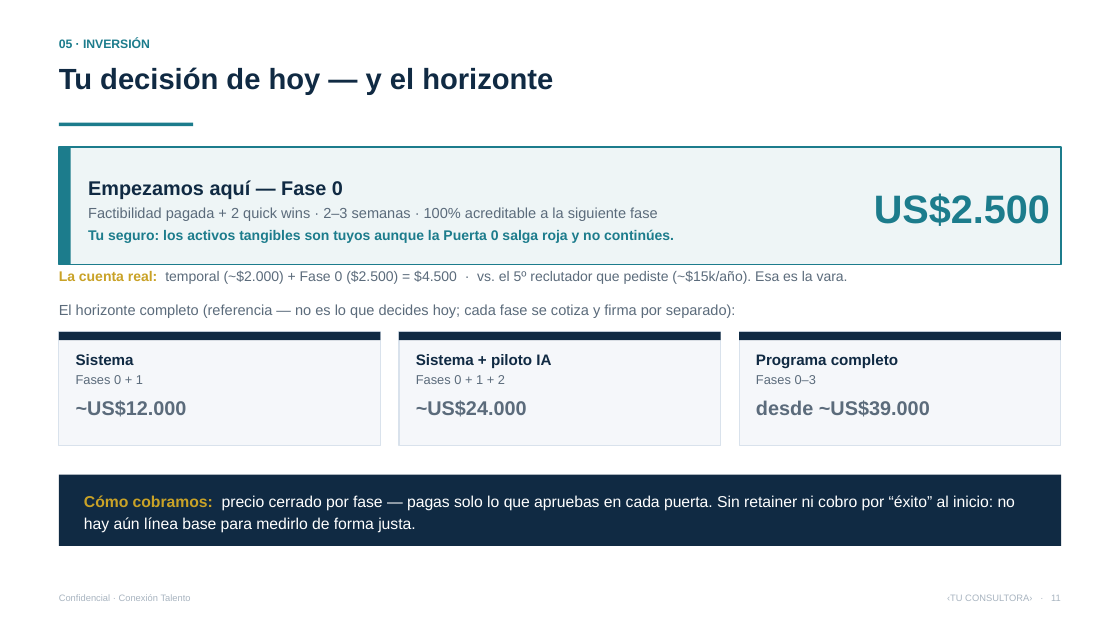
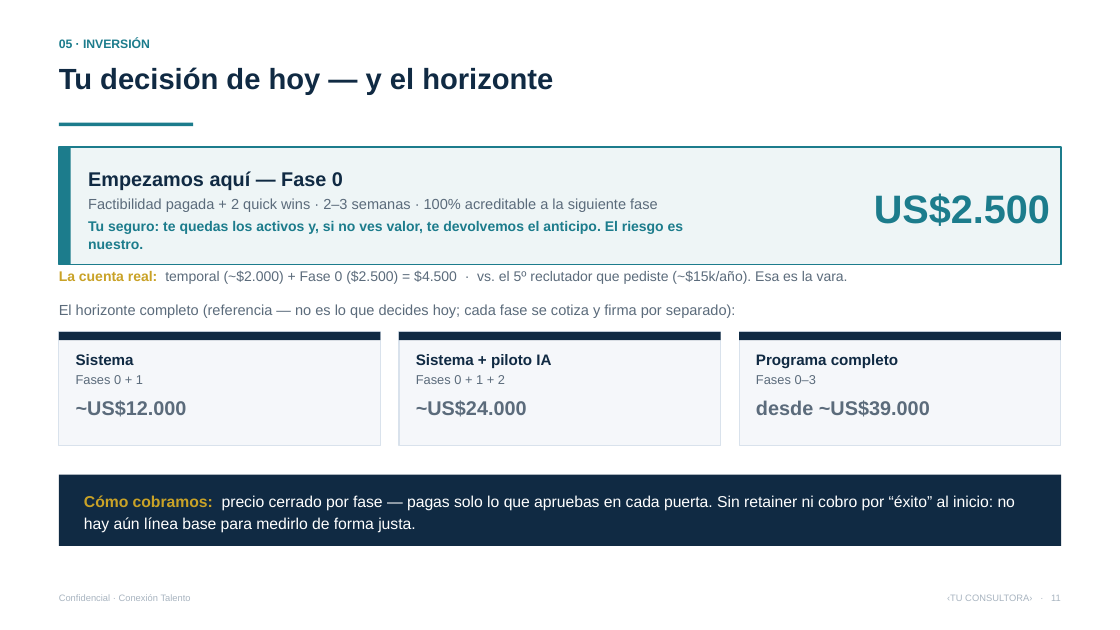
Before and after one commit to vverlaine/conexion-talento-ia, a slide deck: slide 11 of 04-propuesta/Presentacion-Conexion-Talento.pptx. Drawn at 1120x630 pixels with LibreOffice and Linux fonts; fonts in the diff are those of the drawing. Boxes give left, top, right and bottom in pixels: in the first picture for what was removed or moved away, otherwise in the second. Text is boxed around its words. In the diff, an @@ line names an element or a change of style, - is before the commit and + after.

```diff
--- a/04-propuesta/Presentacion-Conexion-Talento.pptx
+++ b/04-propuesta/Presentacion-Conexion-Talento.pptx
@@ text at [88,221,684,249]: text changed @@
-Tu seguro: los activos tangibles son tuyos aunque la Puerta 0 salga roja y no continúes.
+Tu seguro: te quedas los activos y, si no ves valor, te devolvemos el anticipo. El riesgo es nuestro.
```
Also in this commit, not shown: 3 other slides changed, 4 other files.
